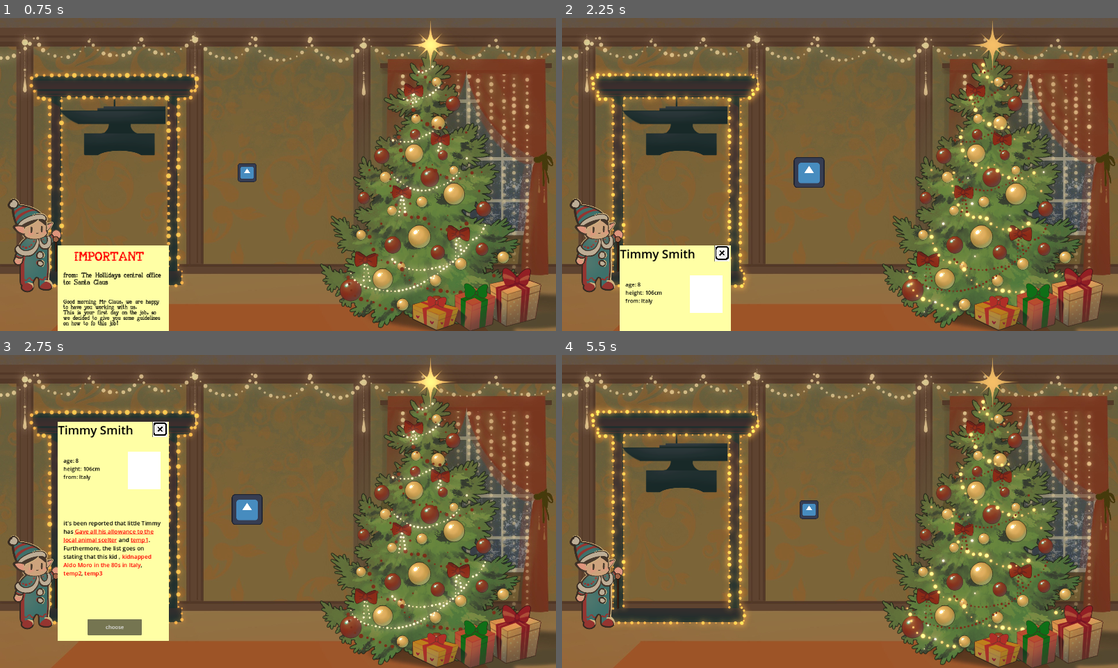
Above: before the commit, frames 1-4 (two rows, left to right).
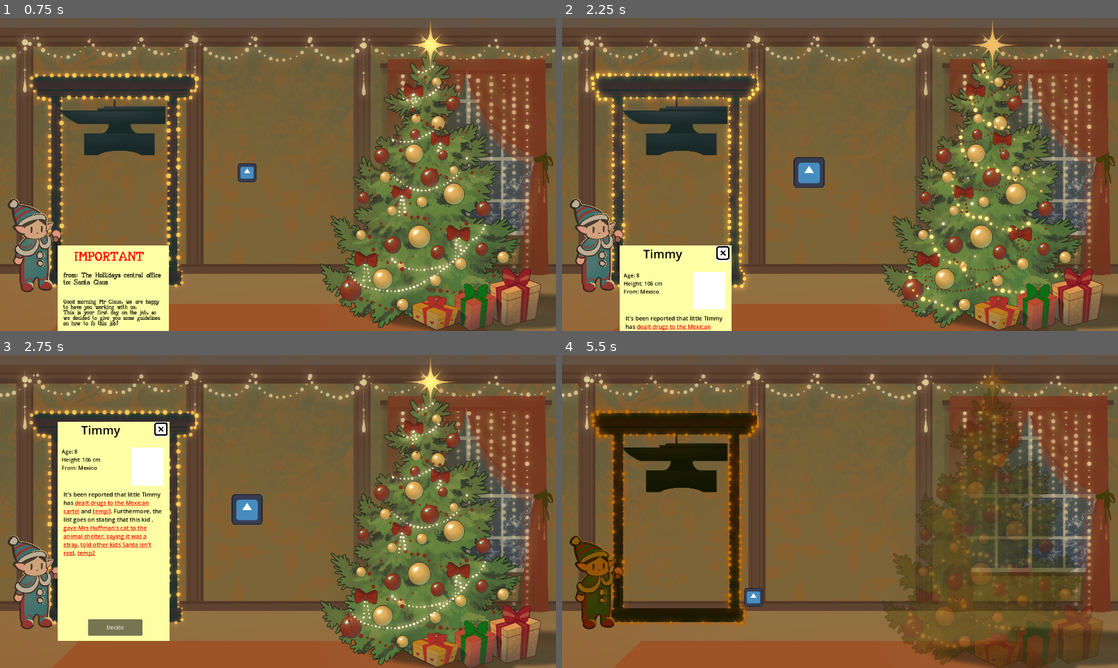
Above: after the commit, the same moments.

Repository: Zapzoop/chritmasgamejam
Game: Godot game, scene res://main_menu/mainmenu.tscn
Two runs of this game, one before a commit and one after it. Both use one fixed random seed, a clock stepped at 60 frames per second and the inputs below. The engine's default icon, where the game draws it, is replaced by a stand-in: a white triangle on a blue panel in a dark square.
Inputs (mouse positions are in pixels of both pictures, inside the frame that each line leads up to):
- Up to frame 1 (0.75 s): click "Start" at 0.5 s
- Up to frame 2 (2.25 s): click "choose" (after the commit: "Let's Play") at 1.25 s; move the mouse to (806, 171) at 2.02 s; press the mouse at (806, 171) at 2.03 s
- Up to frame 3 (2.75 s): no input
- Up to frame 4 (5.5 s): release the mouse at (806, 508) at 2.75 s; click (678, 627) at 2.75 s, where only the run after the commit has a clickable "Decide"; move the mouse to (806, 508) at 3.52 s; click (806, 508) at 3.6 s; move the mouse to (895, 442) at 4.27 s; press the mouse at (895, 442) at 4.28 s; tap Enter at 5 s; move the mouse to (812, 574) at 5.02 s; release the mouse at (812, 574) at 5.03 s; click (812, 574) at 5.1 s

Frame 1 is identical in both runs. In frame 2, 1.1% of the frame differs, in the area x 10-31%, y 72-100%; in frame 3, 2.9%; in frame 4, 26%, in the area x 1-98%, y 0-100%.

Commit message:
Cleaned child and child_file and level

Diff:
--- a/assets/scenes&scripts/tutorial.tscn
+++ b/assets/scenes&scripts/tutorial.tscn
@@ -47,14 +47,14 @@
 [node name="tutorial" type="Control"]
 top_level = true
 layout_mode = 3
-anchor_left = -0.0348889
-anchor_top = 1.11111
-anchor_right = 0.289063
-anchor_bottom = 3.08822
-offset_left = 160.192
-offset_top = -630.0
-offset_right = 112.0
-offset_bottom = -1305.17
+anchor_left = 0.104167
+anchor_top = 0.138888
+anchor_right = 0.30165
+anchor_bottom = 0.793514
+offset_left = 1.52588e-05
+offset_top = 574.001
+offset_right = 97.5002
+offset_bottom = 755.8
 grow_vertical = 2
 scale = Vector2(0.7, 0.7)
 script = ExtResource("1_ngq68")
@@ -140,7 +140,7 @@
 anchor_top = 0.901235
 anchor_right = 0.756098
 anchor_bottom = 0.975309
-text = "choose"
+text = "Let's Play"
 metadata/_edit_use_anchors_ = true
 
 [node name="anim" type="AnimationPlayer" parent="."]
--- a/character/anvil/anvil.tscn
+++ b/character/anvil/anvil.tscn
@@ -2,7 +2,7 @@
 
 [ext_resource type="Script" path="res://character/anvil/anvil.gd" id="1_qooh8"]
 [ext_resource type="Texture2D" uid="uid://b26kru0dealmf" path="res://assets/characters/anvil.webp" id="1_xh2n2"]
-[ext_resource type="PackedScene" uid="uid://df08ijrktdbk6" path="res://assets/scenes&scripts/child_file.tscn" id="3_5cy4i"]
+[ext_resource type="PackedScene" uid="uid://df08ijrktdbk6" path="res://character/child/child_file.tscn" id="3_i8asy"]
 
 [sub_resource type="CircleShape2D" id="CircleShape2D_hnckx"]
 
@@ -23,7 +23,7 @@
 [node name="CollisionShape2D" type="CollisionShape2D" parent="Area2D"]
 shape = SubResource("CircleShape2D_7jnlm")
 
-[node name="paper" parent="." instance=ExtResource("3_5cy4i")]
+[node name="paper" parent="." instance=ExtResource("3_i8asy")]
 visible = false
 
 [connection signal="body_entered" from="Area2D" to="." method="_on_area_2d_body_entered"]
--- a/character/child/child.gd
+++ b/character/child/child.gd
@@ -3,7 +3,6 @@
 var draggable = false
 var can_drag = false
 var can_show = false
-var is_first = false
 
 var body_ref
 var is_inside_dropable = false
@@ -15,73 +14,69 @@
 
 var offset
 
-
-
-@onready var report = $paper
-@onready var anim = $paper/anim
+@onready var report = $ReportFile
+@onready var anim = $ReportFile/Animation
 
 func _ready():
 	report.parent = self
 	report.create_child()
 
 func _process(delta):
-	if Input.is_action_just_pressed("click") and !verdictdone and can_show and is_first:
+	if Input.is_action_just_pressed("click") and !verdictdone and can_show:
+		anim.play("open")
 		report.visible = true
-		anim.play("open")
-		report.makerestinvisible()
-	if can_drag and draggable:
+	if can_drag:
 		if Input.is_action_just_pressed("click"):
 			initialPos = global_position
 			offset = get_global_mouse_position() - global_position
-			Global.is_dragging = true
 		if Input.is_action_pressed("click"):
 			global_position = get_global_mouse_position() - offset
 		elif Input.is_action_just_released("click"):
-			Global.is_dragging = false
 			var tween = get_tree().create_tween()
 			if is_inside_dropable:
 				tween.tween_property(self,"global_position",body_ref.position,0.2).set_ease(Tween.EASE_OUT)
 				if ((self.child_score > 0) and (self.global_position.x > $/root/Level/center.global_position.x)) or ((self.child_score < 0) and (self.global_position.x < $/root/Level/center.global_position.x)):
 					if self.global_position.x < $/root/Level/center.global_position.x:
-						$/root/Level/gullotine/anvill.play("kill")
-
+						Global.emit_signal("playkill")
+						self.free()
 					self.free()
 					print("right")
 					Global.score += 5
 					Global.emit_signal("moveforward")
 				else:
-					$/root/Level/YoureFired.show()
-					$/root/Level/YoureFired/an.play("death")
-
+					Global.emit_signal("gameover")
+					#$/root/Level/YoureFired.show()
+					#$/root/Level/YoureFired/an.play("death")
 			else:
 				tween.tween_property(self,"global_position",initialPos,0.2).set_ease(Tween.EASE_OUT)
 
 
 func _on_area_2d_mouse_entered():
 	can_show = true
-	if not Global.is_dragging:
-		draggable = true
-		if is_first:
-			var tween = get_tree().create_tween()
-			tween.tween_property($Sprite2D,"scale",Vector2(0.5,0.5),0.2).set_ease(Tween.EASE_IN)
+	var tween = get_tree().create_tween()
+	tween.tween_property($Sprite2D,"scale",Vector2(0.5,0.5),0.2).set_ease(Tween.EASE_IN)
 
 func _on_area_2d_mouse_exited():
 	can_show = false
-	if not Global.is_dragging:
-		draggable = false
-		if is_first:
-			var tween = get_tree().create_tween()
-			tween.tween_property($Sprite2D,"scale",Vector2(0.3,0.3),0.2).set_ease(Tween.EASE_OUT)
+	var tween = get_tree().create_tween()
+	tween.tween_property($Sprite2D,"scale",Vector2(0.3,0.3),0.2).set_ease(Tween.EASE_OUT)
 
 func _on_area_2d_body_entered(body:StaticBody2D):
 	if body.is_in_group("dropable"):
 		is_inside_dropable = true
+		if body.is_in_group("gullotine"):
+			Global.emit_signal("modulatepresents")
+		if body.is_in_group("presents"):
+			Global.emit_signal("modulategullotine")
 		body.modulate = Color(Color.DARK_GOLDENROD,1)
 		body_ref = body
-
 
 func _on_area_2d_body_exited(body):
 	if body.is_in_group("dropable"):
 		is_inside_dropable = false
-		body.modulate = Color(Color.DARK_GOLDENROD,0.4)
+		if body.is_in_group("gullotine"):
+			Global.emit_signal("modulatebackpresents")
+		if body.is_in_group("presents"):
+			Global.emit_signal("modulatebackgullotine")
+		body.modulate = Color(Color.WHITE,1)
 		body_ref = body
--- a/character/child/child.tscn
+++ b/character/child/child.tscn
@@ -2,7 +2,7 @@
 
 [ext_resource type="Script" path="res://character/child/child.gd" id="1_hh13i"]
 [ext_resource type="Texture2D" uid="uid://df8hb6mrpqwrh" path="res://icon.svg" id="2_1ohv5"]
-[ext_resource type="PackedScene" uid="uid://df08ijrktdbk6" path="res://assets/scenes&scripts/child_file.tscn" id="3_few6r"]
+[ext_resource type="PackedScene" uid="uid://df08ijrktdbk6" path="res://character/child/child_file.tscn" id="3_merfe"]
 
 [sub_resource type="CircleShape2D" id="CircleShape2D_x8ghi"]
 radius = 24.0
@@ -161,13 +161,17 @@
 scale = Vector2(0.3, 0.3)
 texture = ExtResource("2_1ohv5")
 
-[node name="paper" parent="." instance=ExtResource("3_few6r")]
+[node name="ReportFile" parent="." instance=ExtResource("3_merfe")]
 visible = false
-offset_left = 80.0
-offset_top = 64.0
-offset_right = 80.0
-offset_bottom = 64.0
-metadata/local = SubResource("GDScript_voxx3")
+anchor_left = 0.104167
+anchor_top = 0.138889
+anchor_right = 0.308334
+anchor_bottom = 0.838889
+offset_left = 0.0
+offset_top = 574.0
+offset_right = 100.8
+offset_bottom = 768.4
+metadata/local = SubResource("GDScript_rfy0g")
 
 [connection signal="mouse_entered" from="." to="." method="_on_mouse_entered"]
 [connection signal="mouse_exited" from="." to="." method="_on_mouse_exited"]
--- a/assets/scenes&scripts/child_file.tscn
+++ b/character/child/child_file.tscn
@@ -39,7 +39,7 @@
 "open": SubResource("Animation_plked")
 }
 
-[node name="Control" type="Control"]
+[node name="ReportFile" type="Control"]
 top_level = true
 layout_mode = 3
 anchor_right = 0.291667
@@ -47,28 +47,28 @@
 offset_left = 120.0
 offset_top = 90.0
 offset_right = 120.0
-offset_bottom = 90.0
+offset_bottom = 89.999
 grow_vertical = 2
 scale = Vector2(0.7, 0.7)
-script = ExtResource("1_tt4ca")
+script = ExtResource("1_fjgta")
 metadata/_edit_use_anchors_ = true
 
-[node name="drawing" type="Sprite2D" parent="."]
+[node name="Drawing" type="Sprite2D" parent="."]
 position = Vector2(520, 176)
 scale = Vector2(0.3, 0.3)
 
-[node name="paper" type="Sprite2D" parent="."]
+[node name="Paper" type="Sprite2D" parent="."]
 
-[node name="just untile we get the texture" type="ColorRect" parent="paper"]
+[node name="TempBg" type="ColorRect" parent="Paper"]
 anchors_preset = -1
-anchor_right = 328.0
-anchor_bottom = 648.0
+anchor_right = 331.0
+anchor_bottom = 649.0
 grow_vertical = 2
 size_flags_vertical = 3
 color = Color(1, 1, 0.647059, 1)
 metadata/_edit_use_anchors_ = true
 
-[node name="Control" type="Control" parent="paper/just untile we get the texture"]
+[node name="Profile" type="Control" parent="Paper/TempBg"]
 layout_mode = 1
 anchors_preset = 15
 anchor_right = 1.0
@@ -77,55 +77,57 @@
 grow_vertical = 2
 metadata/_edit_use_anchors_ = true
 
-[node name="name" type="RichTextLabel" parent="paper/just untile we get the texture/Control"]
+[node name="Name" type="RichTextLabel" parent="Paper/TempBg/Profile"]
 layout_mode = 1
 anchors_preset = -1
-anchor_right = 0.853659
-anchor_bottom = 0.0864198
+anchor_left = 0.208459
+anchor_right = 0.827795
+anchor_bottom = 0.0878274
 theme_override_colors/default_color = Color(0, 0, 0, 1)
 theme_override_font_sizes/normal_font_size = 35
-text = "             anvil"
+text = "Name"
 scroll_active = false
 metadata/_edit_use_anchors_ = true
 
-[node name="data" type="RichTextLabel" parent="paper/just untile we get the texture/Control"]
+[node name="Data" type="RichTextLabel" parent="Paper/TempBg/Profile"]
 layout_mode = 1
 anchors_preset = -1
-anchor_left = 0.0487805
-anchor_top = 0.160494
+anchor_left = 0.0332326
+anchor_top = 0.118644
 anchor_right = 1.0
-anchor_bottom = 1.0
+anchor_bottom = 0.312789
 theme_override_colors/default_color = Color(0, 0, 0, 1)
-text = "age: 0
-from: hell
-height: 1m
-ocupation: party killer
+text = "Age: N.A
+From: N.A
+Height: N.A
+Occupation: N.A
 "
 metadata/_edit_use_anchors_ = true
 
-[node name="story" type="RichTextLabel" parent="paper/just untile we get the texture/Control"]
+[node name="Story" type="RichTextLabel" parent="Paper/TempBg/Profile"]
 layout_mode = 1
 anchors_preset = -1
-anchor_left = 0.0487805
-anchor_top = 0.444444
-anchor_right = 0.951219
-anchor_bottom = 0.82716
+anchor_left = 0.0483384
+anchor_top = 0.312789
+anchor_right = 0.951662
+anchor_bottom = 0.827427
 theme_override_colors/default_color = Color(0, 0, 0, 1)
 theme_override_font_sizes/normal_font_size = 17
 bbcode_enabled = true
 metadata/_edit_use_anchors_ = true
 
-[node name="Nice" type="Button" parent="paper/just untile we get the texture/Control"]
+[node name="Decide" type="Button" parent="Paper/TempBg/Profile"]
 layout_mode = 1
 anchors_preset = -1
 anchor_left = 0.268293
 anchor_top = 0.901235
 anchor_right = 0.756098
 anchor_bottom = 0.975309
-text = "choose"
+text = "Decide
+"
 metadata/_edit_use_anchors_ = true
 
-[node name="Close" type="Button" parent="paper/just untile we get the texture/Control"]
+[node name="Close" type="Button" parent="Paper/TempBg/Profile"]
 layout_mode = 1
 anchors_preset = -1
 anchor_left = 0.853659
@@ -134,25 +136,25 @@
 offset_right = 843.601
 offset_bottom = 881.6
 scale = Vector2(0.05, 0.05)
-icon = ExtResource("2_fnb60")
+icon = ExtResource("2_agc6v")
 metadata/_edit_use_anchors_ = true
 
-[node name="Sprite2D" type="Sprite2D" parent="paper"]
+[node name="Photo" type="Sprite2D" parent="Paper"]
 
-[node name="temporary" type="ColorRect" parent="paper/Sprite2D"]
+[node name="Temporary" type="ColorRect" parent="Paper/Photo"]
 anchors_preset = -1
-anchor_left = 208.0
-anchor_top = 88.0
-anchor_right = 304.0
-anchor_bottom = 200.0
+anchor_left = 217.143
+anchor_top = 77.1429
+anchor_right = 313.143
+anchor_bottom = 189.143
 metadata/_edit_use_anchors_ = true
 
-[node name="anim" type="AnimationPlayer" parent="."]
+[node name="Animation" type="AnimationPlayer" parent="."]
 libraries = {
 "": SubResource("AnimationLibrary_xxlrj")
 }
 
-[connection signal="meta_clicked" from="paper/just untile we get the texture/Control/story" to="." method="_on_story_meta_clicked"]
-[connection signal="pressed" from="paper/just untile we get the texture/Control/Nice" to="." method="_on_nice_pressed"]
-[connection signal="pressed" from="paper/just untile we get the texture/Control/Close" to="." method="_on_close_pressed"]
-[connection signal="animation_finished" from="anim" to="." method="_on_anim_animation_finished"]
+[connection signal="meta_clicked" from="Paper/TempBg/Profile/Story" to="." method="_on_story_meta_clicked"]
+[connection signal="pressed" from="Paper/TempBg/Profile/Decide" to="." method="_on_decide_pressed"]
+[connection signal="pressed" from="Paper/TempBg/Profile/Close" to="." method="_on_close_pressed"]
+[connection signal="animation_finished" from="Animation" to="." method="_on_anim_animation_finished"]
--- a/generator/generator.gd
+++ b/generator/generator.gd
@@ -1,10 +1,8 @@
 extends Node
-#TO RUN THE SCRIPT ADD IT TO ANY NODE AND THEN INSTANCE THAT SCENE
 
 var parent
 var id
 var newparent
-
 
 var rnd = RandomNumberGenerator.new()
 
@@ -69,21 +67,16 @@
 
 var selected_good_habits = {} #All selected good_habits
 var selected_bad_habits = {} #All selected bad_habits
-# Called when the node enters the scene tree for the first time.
+
 func _ready():
-	$"paper/just untile we get the texture/Control/data".text = "age: " + str(int(rnd.randi_range(5,11))) + "\nheight: " + str(int(rnd.randi_range(100,160))) + "cm \nfrom: " + country.pick_random()
-	$"paper/just untile we get the texture/Control/name".text = Name + " " + surname
-
-# Called every frame. 'delta' is the elapsed time since the previous frame.
-func _process(delta):
-	pass
+	$Paper/TempBg/Profile/Data.text = "Age: " + str(int(rnd.randi_range(5,11))) + "\nHeight: " + str(int(rnd.randi_range(100,160))) + " cm \nFrom: " + country.pick_random()
+	$Paper/TempBg/Profile/Name.text = Name + " " + surname
 
 func mergedic(dic1,dic2): #Merging two dictionaries Adding dic2 to dic1
 	var key_list = dic2.keys()
 	for i in range(len(dic2)):
 		var key = key_list[i]
 		dic1[key] = dic2[key]
-
 
 func create_child():
 	const EVENT_COUNT = 5 # Number of events linked to child
@@ -96,14 +89,14 @@
 				mergedic(selected_good_habits,good_habit_selector()) # adding good and bad event one by one
 			"bad":
 				mergedic(selected_bad_habits,bad_habit_selector())
-
 	child()
 
 func good_habit_selector():
-	var random = randi_range(0,len(good_habits)-1)
+	var length_of_habits = len(good_habits) - 1
+	var random = randi_range(0,length_of_habits)
 	var keylist = good_habits.keys()
 	var key = keylist[random]
-	while selected_good_habits.has(key): # will loop if the said event is already thier
+	while selected_good_habits.has(key): #Will loop if the said event is already thier
 		random = randi_range(0,len(good_habits)-1)
 		keylist = good_habits.keys()
 		key = keylist[random]
@@ -111,7 +104,8 @@
 	return dic
 
 func bad_habit_selector():
-	var random = randi_range(0,len(bad_habits)-1)
+	var length_of_habits = len(bad_habits) - 1
+	var random = randi_range(0,length_of_habits)
 	var keylist = bad_habits.keys()
 	var key = keylist[random]
 	while selected_bad_habits.has(key):
@@ -121,69 +115,48 @@
 	var dic = {key:bad_habits[key]}
 	return dic
 
- #To be added in child script
+func child():
+	$Paper/TempBg/Profile/Story.text = "It's been reported that little "+ Name + " "
+	var rand = RandomNumberGenerator
+	var good = selected_good_habits.keys()
+	var bad = selected_bad_habits.keys()
+	var all = []
+	for x in good:
+		all.append(x)
+	for x in bad:
+		all.append(x)
+	all.shuffle()
+	$Paper/TempBg/Profile/Story.text +="has "+ "[color=red][url]"+ all[0]+ "[/url][/color]" + " and " + "[color=red][url]"+ all[1]+ "[/url][/color]" + ". Furthermore, the list goes on stating that this kid "
+	for x in range(2,5):
+		$Paper/TempBg/Profile/Story.text += ",[color=red] [url]"  + all[x] + "[/url][/color]"
+	report_card()
 
 func report_card():
 	var positive_score = 0
 	var negative_score = 0
 	var keylist_good = selected_good_habits.keys()
 	var keylist_bad = selected_bad_habits.keys()
-
-	for i in range(len(selected_good_habits)): # Calculates the score
+	for i in range(len(selected_good_habits)):
 		positive_score += selected_good_habits[keylist_good[i]]
 	for i in range(len(selected_bad_habits)):
 		negative_score += selected_bad_habits[keylist_bad[i]]
-
-	var total = positive_score + negative_score
+	var total = positive_score + negative_score #Calculates the score
 	parent.child_score = total
-	print("My score" + str(total))
-	selected_bad_habits = {} #emptying occupied habits
+	print("My score " + str(total))
+	selected_bad_habits = {} #Emptying occupied habits
 	selected_good_habits = {}
 
-func child():
-	$"paper/just untile we get the texture/Control/story".text = "it's been reported that little "+ Name + " "
-	var rand = RandomNumberGenerator
-	var good = selected_good_habits.keys()
-	var bad = selected_bad_habits.keys()
-	var all = []
-	for x in good:
-
-		all.append(x)
-	for x in bad:
-		all.append(x)
-
-	all.shuffle()
-
-	$"paper/just untile we get the texture/Control/story".text +="has "+ "[color=red][url]"+ all[0]+ "[/url][/color]" + " and " + "[color=red][url]"+ all[1]+ "[/url][/color]" + ". Furthermore, the list goes on stating that this kid "
-	for x in range(2,5):
-		$"paper/just untile we get the texture/Control/story".text += ",[color=red] [url]"  + all[x] + "[/url][/color]"
-
-	report_card()
-
-func _on_naughty_pressed():
-	parent.verdictdone = true
-	self.visible = false
-	parent.can_drag = true
-
-func _on_nice_pressed():
-	$anim.play("close")
-	parent.verdictdone = true
-
 func _on_close_pressed():
-	self.visible = false
-
-func makerestinvisible():
-	for i in range(newparent.get_child_count()):
-		var child = newparent.get_child(i)
-		if self.visible == true and child != self:
-			child.visible = false
-
+	$Animation.play("close")
 
 func _on_story_meta_clicked(meta):
 	$drawing.texture = ResourceLoader.load(drawings[meta])
-
 
 func _on_anim_animation_finished(anim_name):
 	if anim_name == "close":
 		self.visible = false
 		parent.can_drag = true
+
+func _on_decide_pressed():
+	$Animation.play("close")
+	parent.verdictdone = true
--- a/global/global.gd
+++ b/global/global.gd
@@ -1,7 +1,6 @@
 extends Node
 
 var score = 0
-var scoreholder
 
 var options = "res://main_menu/option/option.tscn"
 var credits = "res://main_menu/credits/credits.tscn"
@@ -11,7 +10,13 @@
 signal callback(callee)
 signal moveforward()
 
-var is_dragging = false
+signal playkill()
+signal gameover()
+
+signal modulatepresents()
+signal modulategullotine()
+signal modulatebackgullotine()
+signal modulatebackpresents()
 
 var levelins
 var remember
@@ -20,9 +25,32 @@
 	change_scene.connect(_on_change_scene)
 	callback.connect(_on_callback)
 	moveforward.connect(_on_moveforward)
+	playkill.connect(_on_playkill)
+	gameover.connect(_on_gameover)
 
-func _on_Updatescore():
-	scoreholder.text = str(score)
+	modulatepresents.connect(_on_modulatepresents)
+	modulategullotine.connect(_on_modulategullotine)
+	modulatebackgullotine.connect(_on_modulatebackgullotine)
+	modulatebackpresents.connect(_on_modulatebackpresents)
+
+func _on_modulatepresents():
+	levelins.presents.modulate = Color(Color.DARK_GOLDENROD,0.4)
+
+func _on_modulategullotine():
+	levelins.gullotine.modulate = Color(Color.DARK_GOLDENROD,0.4)
+
+func _on_modulatebackgullotine():
+	levelins.gullotine.modulate = Color(Color.WHITE,1)
+
+func _on_modulatebackpresents():
+	levelins.presents.modulate = Color(Color.WHITE,1)
+
+
+func _on_playkill():
+	pass
+
+func _on_gameover():
+	levelins.gameover()
 
 func _on_change_scene(caller,callee):
 	remember = caller.duplicate()
@@ -50,7 +78,3 @@
 
 func _on_moveforward():
 	levelins.move()
-
-# Called every frame. 'delta' is the elapsed time since the previous frame.
-func _process(delta):
-	pass
--- a/mainlevel/level.gd
+++ b/mainlevel/level.gd
@@ -1,95 +1,77 @@
 extends Node2D
+
+const NUMBER_OF_CHILDREN = 3
 
 var child = preload("res://character/child/child.tscn")
 var anvil = preload("res://character/anvil/anvil.tscn")
+var loose = preload("res://assets/scenes&scripts/loose.tscn")
 var lost = false
-@onready var pos1 = $Pos1
-@onready var pos2 = $Pos2
-@onready var pos3 = $Pos3
-@onready var pos4 = $Pos4
-@onready var pos5 = $Pos5
-# Called when the node enters the scene tree for the first time.
+@onready var animplayer = $YoureFired/AnimationPlayer
+@onready var presents = $presents
+@onready var gullotine = $gullotine
+
+
 func _ready():
 	fill_pos()
 	Global.levelins = self
 
 func fill_pos():
-	for i in range(5): #reducing number of childern
-		var pos = self.get_child(i+1) #adding appropiate index
+	for i in range(NUMBER_OF_CHILDREN): #Reducing number of childern
+		var pos = self.get_child(i+1) #Adding appropiate index
 		if i == 2:
 			var child_ins = anvil.instantiate()
 			pos.add_child(child_ins)
-			var child_ins_file = child_ins.report
-			child_ins_file.reparent($report,true)
-			child_ins_file.newparent = $report
-			child_ins_file.position = Vector2(0,0)
 			continue
 		var child_ins = child.instantiate()
-		if i == 0:
-			child_ins.is_first = true
 		pos.add_child(child_ins)
-		var child_ins_file = child_ins.report
-		child_ins_file.reparent($report,true)
-		child_ins_file.newparent = $report
-		child_ins_file.position = Vector2(0,0)
 
 func move():
 	reparentall()
 	var child = self.get_children()
-	for i in range(5):
+	for i in range(NUMBER_OF_CHILDREN):
 		var tween = get_tree().create_tween()
 		var characters = child[i+1].get_child(0)
-		tween.tween_property(characters,"position",Vector2(0,0),0.2).set_ease(Tween.EASE_OUT)
+		tween.tween_property(characters,"position",Vector2(0,0),0.5).set_ease(Tween.EASE_IN)
 
 func reparentall():
 	var pos2child = $Pos2.get_child(0)
 	var pos3child = $Pos3.get_child(0)
-	var pos4child = $Pos4.get_child(0)
-	var pos5child = $Pos5.get_child(0)
 
-	pos2child.is_first = true
 	pos2child.reparent($Pos1,true)
 	pos3child.reparent($Pos2,true)
-	pos4child.reparent($Pos3,true)
-	pos5child.reparent($Pos4,true)
 	generatechild()
-
 
 func generatechild():
 	var decider = decider()
-	if decider == "anvil" and lost == false:
-		var child_ins = anvil.instantiate()
-		$Pos5.add_child(child_ins)
-		var child_ins_file = child_ins.report
-		child_ins_file.reparent($report,true)
-		child_ins_file.newparent = $report
-		child_ins_file.position = Vector2(0,0)
-		return
 	if lost == false:
-		var child_ins = child.instantiate()
-		$Pos5.add_child(child_ins)
-		var child_ins_file = child_ins.report
-		child_ins_file.reparent($report,true)
-		child_ins_file.newparent = $report
-		child_ins_file.position = Vector2(0,0)
-		return
+		if decider == "anvil":
+			var child_ins = anvil.instantiate()
+			$Pos3.add_child(child_ins)
+			return
+		else:
+			var child_ins = child.instantiate()
+			$Pos5.add_child(child_ins)
+			return
 
 func decider():
 	var probab = ["","","","","","","","","","anvil"]
 	var rand = randi_range(0,9)
 	return probab[rand]
 
-func _process(delta):
-	pass
-
-
 func reparentme(scene):
 	scene.reparent($report,true)
 	scene.newparent = $report
 	scene.position = Vector2(0,0)
 
+func gameover():
+	$YoureFired.show()
+	animplayer.play("death")
 
-var loose = preload("res://assets/scenes&scripts/loose.tscn")
+func killanim():
+	#Playkillanimation
+	pass
+
 func _on_an_animation_finished(anim_name):
-	lost = true
-	get_tree().change_scene_to_packed(loose)
+	if anim_name == "death":
+		lost = true
+		get_tree().change_scene_to_packed(loose)
--- a/mainlevel/level.tscn
+++ b/mainlevel/level.tscn
@@ -129,18 +129,12 @@
 position = Vector2(512, 320)
 
 [node name="Pos2" type="Node2D" parent="."]
-position = Vector2(504, 680)
+position = Vector2(512, 704)
 
 [node name="Pos3" type="Node2D" parent="."]
 position = Vector2(512, 752)
 
-[node name="Pos4" type="Node2D" parent="."]
-position = Vector2(512, 816)
-
-[node name="Pos5" type="Node2D" parent="."]
-position = Vector2(512, 864)
-
-[node name="presents" type="StaticBody2D" parent="." groups=["dropable"]]
+[node name="presents" type="StaticBody2D" parent="." groups=["dropable", "presents"]]
 position = Vector2(1016, 272)
 
 [node name="CollisionShape2D" type="CollisionShape2D" parent="presents"]
@@ -155,7 +149,7 @@
 animation = &"idle"
 autoplay = "idle"
 
-[node name="gullotine" type="StaticBody2D" parent="." groups=["dropable"]]
+[node name="gullotine" type="StaticBody2D" parent="." groups=["dropable", "gullotine"]]
 position = Vector2(216, 264)
 
 [node name="CollisionShape2D" type="CollisionShape2D" parent="gullotine"]
@@ -189,9 +183,9 @@
 scale = Vector2(0.6, 0.6)
 texture = ExtResource("8_0xtyj")
 
-[node name="an" type="AnimationPlayer" parent="YoureFired"]
+[node name="AnimationPlayer" type="AnimationPlayer" parent="YoureFired"]
 libraries = {
 "": SubResource("AnimationLibrary_kod8k")
 }
 
-[connection signal="animation_finished" from="YoureFired/an" to="." method="_on_an_animation_finished"]
+[connection signal="animation_finished" from="YoureFired/AnimationPlayer" to="." method="_on_an_animation_finished"]
Not shown: 1 places in character/child/child.tscn that only renumber resources
Not shown: 1 places in character/child/child_file.tscn that only renumber resources
